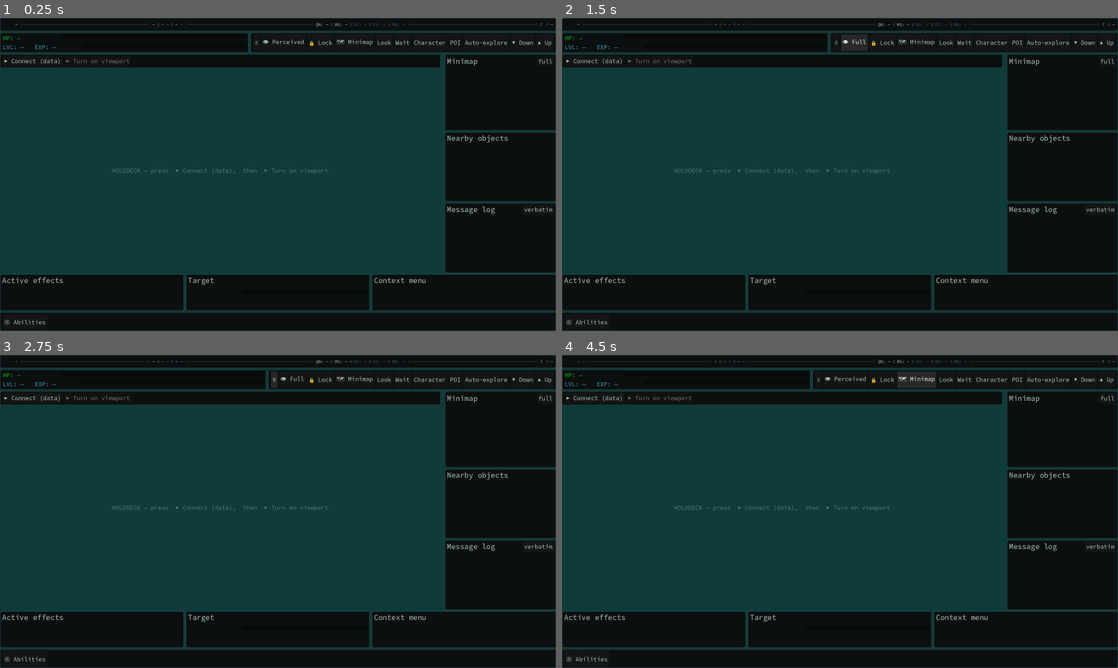
Above: before the commit, frames 1-4 (two rows, left to right).
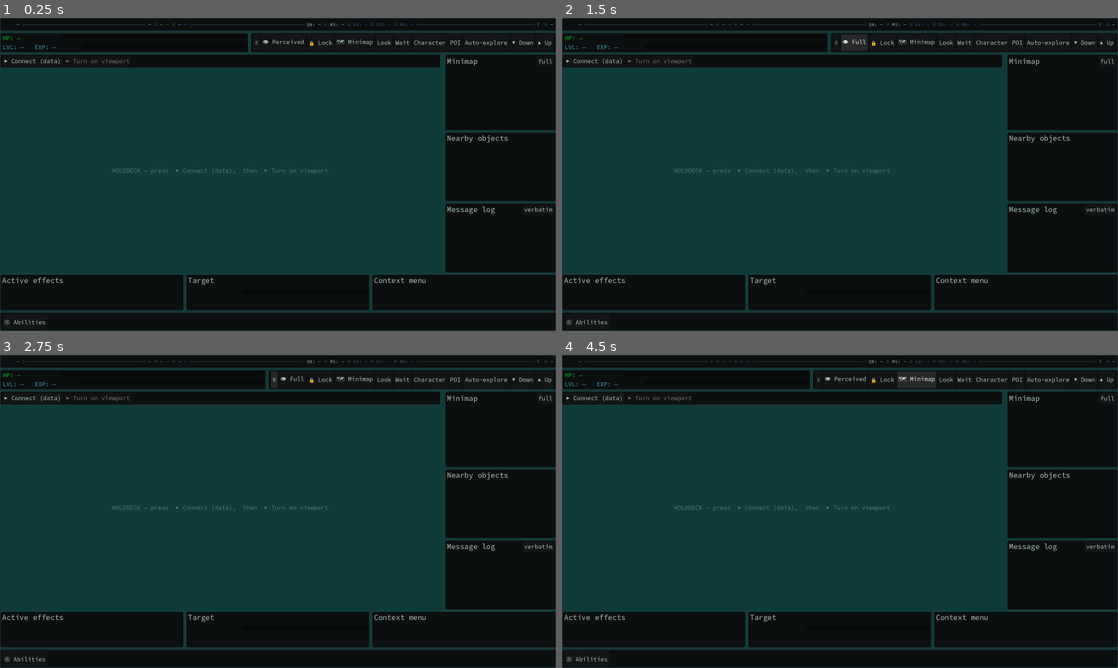
Above: after the commit, the same moments.

Repository: DazzlingDukeOfLazers/raves-of-qud
Game: Godot game, scene res://MainFrame.tscn
Same seed, same stepped clock (60 frames per second), same inputs: the game is played once before the commit and once after it. This scene is started directly instead of the project's main scene.
Inputs:
- Up to frame 1 (0.25 s): no input
- Up to frame 2 (1.5 s): click "≡" at 0.5 s; click "👁 Perceived" at 1.25 s
- Up to frame 3 (2.75 s): click "≡" at 2 s
- Up to frame 4 (4.5 s): click "👁 Full" at 2.75 s; click "🔒 Lock" at 3.5 s; click "🗺 Minimap" at 4.25 s

The runs differ from the first frame. In frame 1, 0.1% of the frame differs, in the area x 2-99%, y 1-3%; in frame 2, 0.1%; in frame 3, 0.1%; in frame 4, 0.1%.

Commit message:
Top row: match Qud's within-group spacing (tracking + :: gaps)
Raves' groups rendered ~110px narrower than Qud's — Qud's top bar tracks looser
than Source Code Pro's default. Apply a FontVariation with +1px glyph spacing
(brings the within-label width to Qud's, e.g. 'MS: 100' 73->80px) and widen the
group separation 6->10 for the :: gaps. Because groups are centred (previous
commit), this expands each symmetrically — no neighbour shifts.

Co-Authored-By: Claude Opus 4.8 <noreply@anthropic.com>

Diff:
--- a/godot/MainFrame.gd
+++ b/godot/MainFrame.gd
@@ -73,6 +73,8 @@
 var _sep3: Control
 const TOPBAR_T_CENTER := 0.30    # Qud: T-group centred at 30% of the bar
 const TOPBAR_STATS_CENTER := 0.65  # Qud: stats centred at ~65%
+const TOPBAR_SEP := 10           # within-group spacing (Qud's :: gaps are looser than our default 6)
+const TOPBAR_TRACKING := 1       # extra glyph spacing — Qud's top bar tracks looser than Source Code Pro
 var _l_hp: Label
 var _bar_hp: ProgressBar
 var _l_exp: Label
@@ -480,9 +482,14 @@
 	_sep2 = _sep_rule(); bar.add_child(_sep2)
 	_sep3 = _sep_rule(); bar.add_child(_sep3)
 
-	# Qud's top bar is smaller than body — one uniform size for every glyph.
+	# Qud's top bar is smaller than body — one uniform size for every glyph — and tracks looser than
+	# Source Code Pro's default, so apply a FontVariation with extra glyph spacing to match its width.
 	var tp := int(round(bpx * 0.72))
+	var topfont := FontVariation.new()
+	topfont.base_font = load("res://fonts/SourceCodePro-Regular.ttf")
+	topfont.spacing_glyph = TOPBAR_TRACKING
 	for lbl in _labels_under(bar):
+		lbl.add_theme_font_override("font", topfont)
 		lbl.add_theme_font_size_override("font_size", tp)
 
 	bar.resized.connect(_relayout_topbar)
@@ -492,7 +499,7 @@
 ## A within-group HBox (tight, Qud-like spacing). Sized to content; positioned by _relayout_topbar.
 func _grp() -> HBoxContainer:
 	var g := HBoxContainer.new()
-	g.add_theme_constant_override("separation", 6)
+	g.add_theme_constant_override("separation", TOPBAR_SEP)
 	g.mouse_filter = Control.MOUSE_FILTER_IGNORE
 	return g
 
